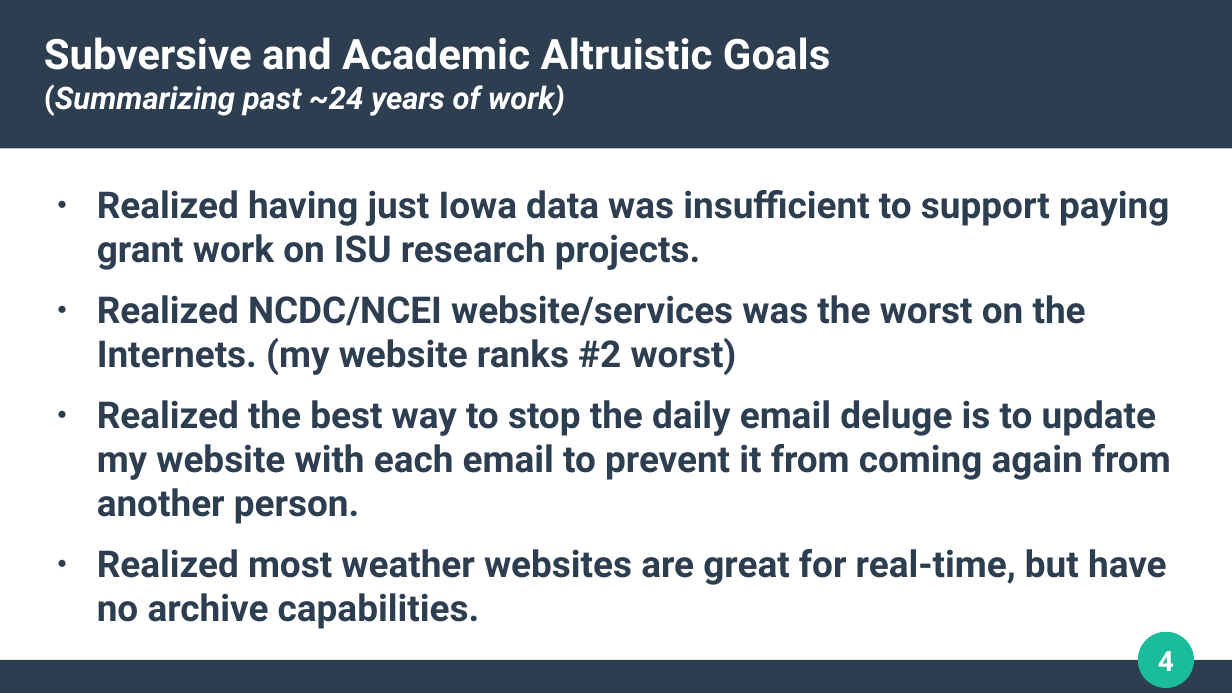
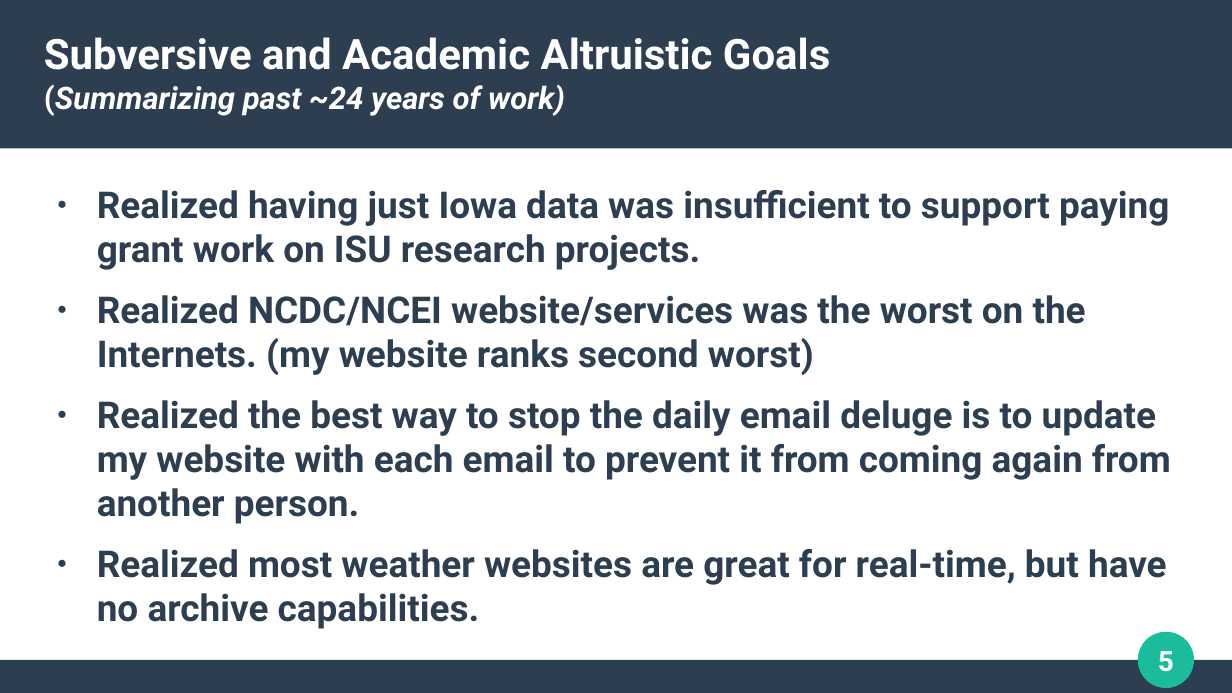
Before and after one commit to akrherz/akrherz, a slide deck: slide 5 of presentations/250508_dps/introslides.pptx (slide 4 before the commit). Drawn at 1232x693 pixels with LibreOffice and Linux fonts; fonts in the diff are those of the drawing. Boxes give left, top, right and bottom in pixels: in the first picture for what was removed or moved away, otherwise in the second. Text is boxed around its words. In the diff, an @@ line names an element or a change of style, - is before the commit and + after.

```diff
--- a/presentations/250508_dps/introslides.pptx
+++ b/presentations/250508_dps/introslides.pptx
@@ text at <box>97,295,1086,375</box>: text changed @@
-● Realized NCDC/NCEI website/services was the worst on the Internets. (my website ranks #2 worst)
+● Realized NCDC/NCEI website/services was the worst on the Internets. (my website ranks second worst)
@@ page number at <box>1158,651,1174,672</box>: text changed @@
-4
+5
```
Also in this commit, not shown: 3 other slides changed, 1 slide added, 1 other file.
